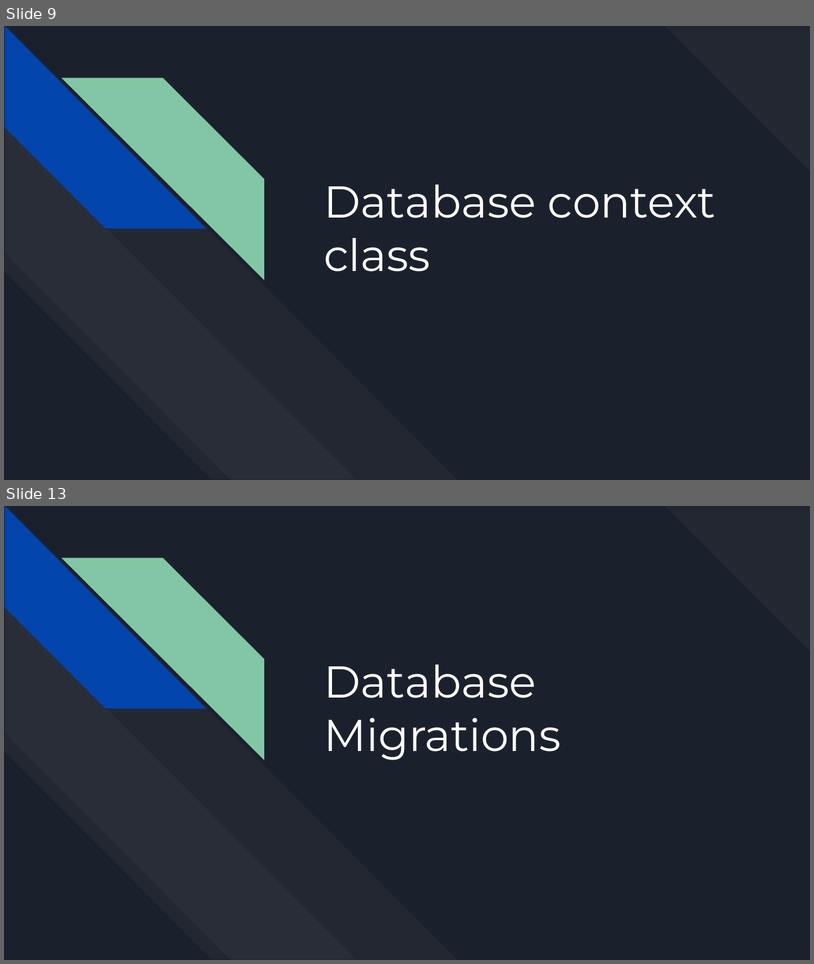
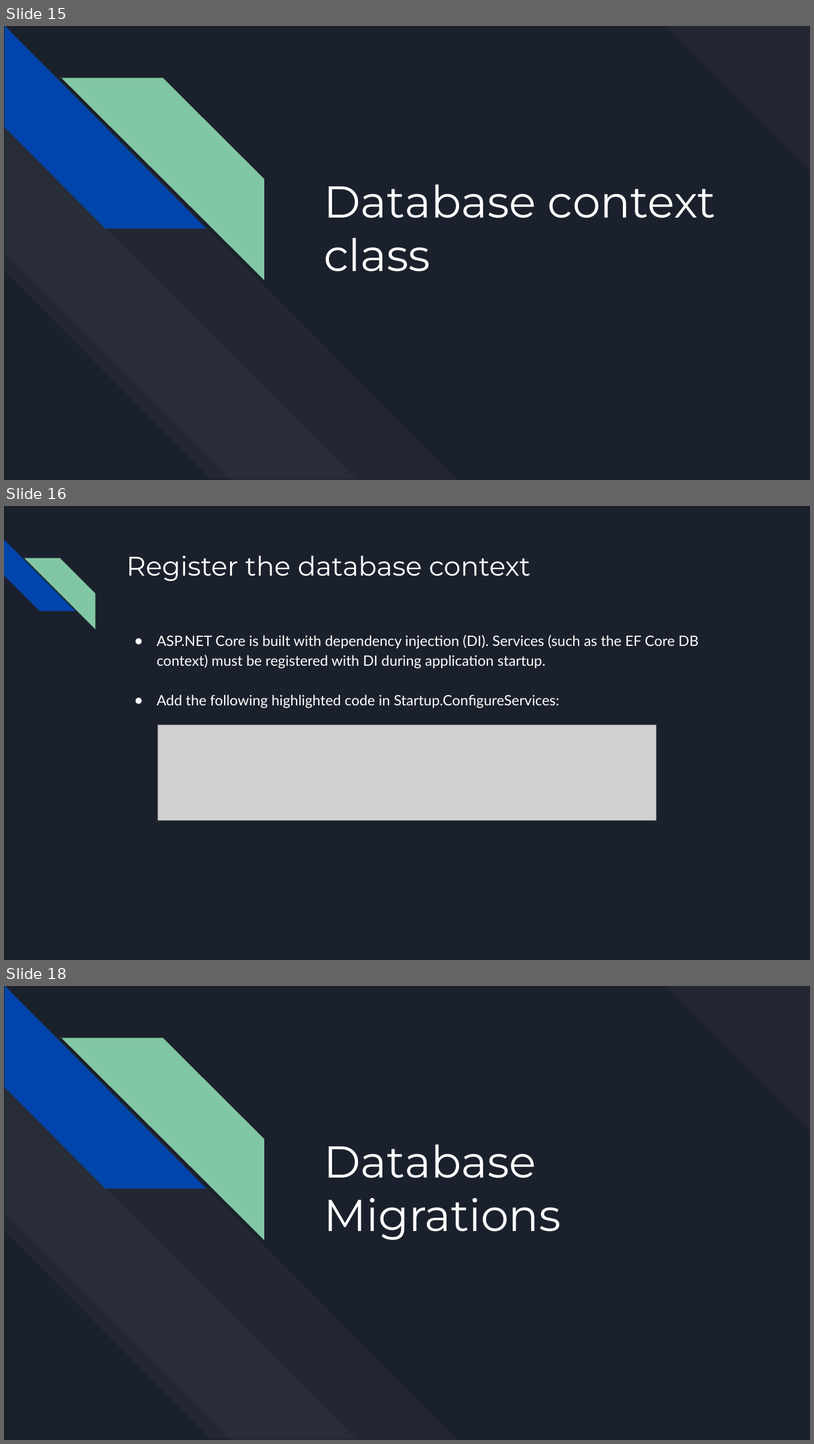
Before and after one commit to bulhard/Web-Programming, a slide deck: 00 Presentations/06 Working with Database.pptx. Shown one above the other, each under a label of ours: slides 9 and 13 before the commit, slides 15, 16 and 18 after it; the slides between them are not shown. The pictures are 814x964 and 814x1444 pixels, drawn with LibreOffice and Linux fonts; fonts in the diff are those of the drawing; grey boxes stand for pictures. Boxes give left, top, right and bottom in pixels: in the first picture for what was removed or moved away, otherwise in the second. Text is boxed around its words. In the diff, an @@ line names an element or a change of style, - is before the commit and + after.

```diff
--- a/00 Presentations/06 Working with Database.pptx
+++ b/00 Presentations/06 Working with Database.pptx
@@ slide 16 added at <box>4,506,810,960</box>, background #1B212C @@
@@ diag stripe added at <box>4,540,75,611</box>, fill #0145AC @@
@@ diag stripe added at <box>24,558,95,630</box>, fill #82C7A5 @@
@@ title added at <box>126,555,531,581</box>, 32 pt, text #FFFFFF @@
+Register the database context
@@ text added at <box>157,634,699,708</box>, 17 pt, text #FFFFFF @@
+● ASP.NET Core is built with dependency injection (DI). Services (such as the EF Core DB context) must be registered with DI during application startup.
+● Add the following highlighted code in Startup.ConfigureServices:
@@ picture added at <box>158,725,657,820</box> @@
@@ what was slide 9 is now slide 15 @@
@@ what was slide 13 is now slide 18 @@
```
Also in this commit, not shown: 2 slides changed, 28 other slides added, 8 slides removed.
